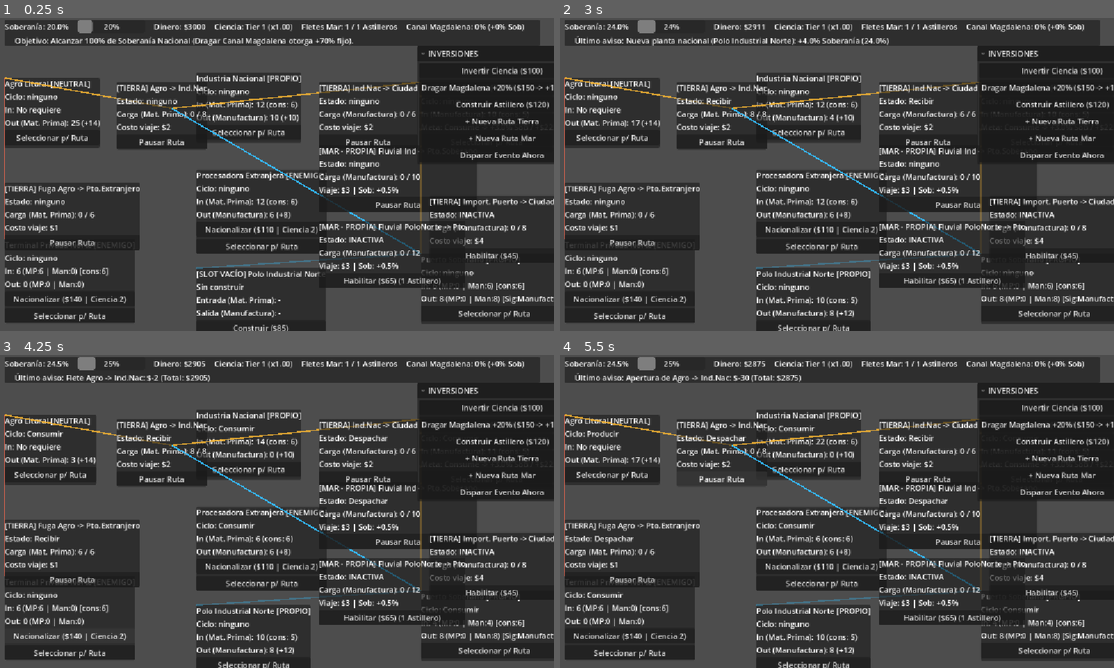
Above: before the commit, frames 1-4 (two rows, left to right).
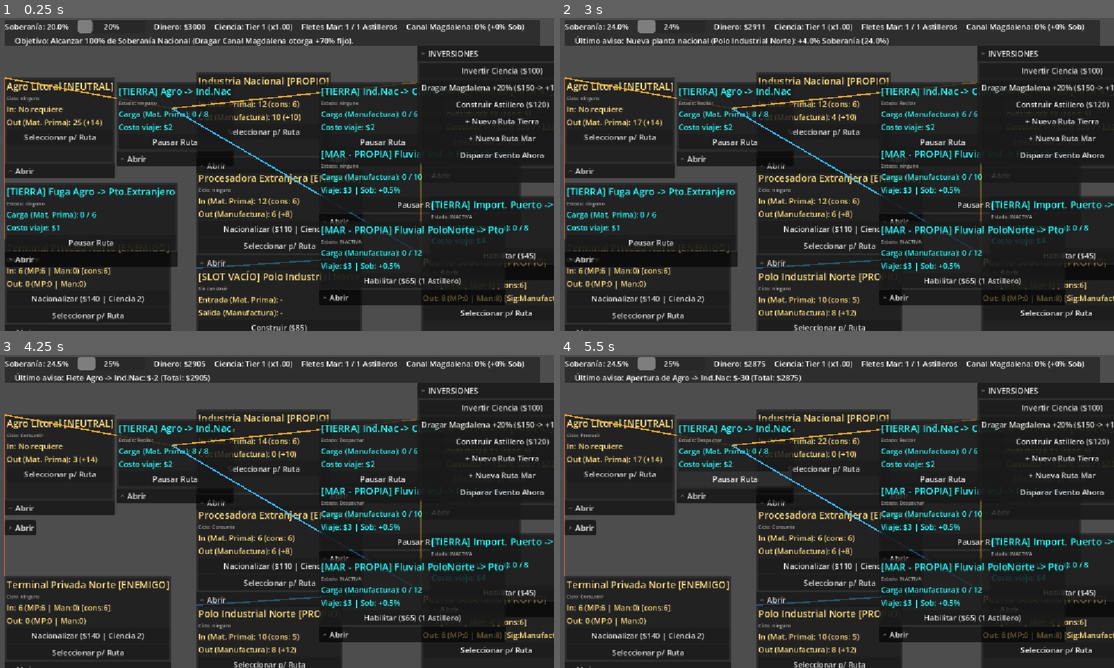
Above: after the commit, the same moments.

Repository: Jipilucas/Parana_jam_ctapo
Game: Godot game, scene res://Gestores/TestScene.tscn
Two runs of this game, one before a commit and one after it. Both use one fixed random seed, a clock stepped at 60 frames per second and the inputs below. This scene is started directly instead of the project's main scene.
Inputs (mouse positions are in pixels of both pictures, inside the frame that each line leads up to):
- Up to frame 1 (0.25 s): no input
- Up to frame 2 (3 s): click "Seleccionar p/ Ruta" at 0.5 s; click (609, 233) at 1.27 s; click "Nacionalizar ($110 | Ciencia …" at 2 s; click "Construir ($85)" at 2.75 s
- Up to frame 3 (4.25 s): click "Nacionalizar ($140 | Ciencia …" at 3.5 s
- Up to frame 4 (5.5 s): click "Pausar Ruta" at 4.25 s; click "Habilitar ($30)" at 5 s

The runs differ from the first frame. In frame 1, 31% of the frame differs, in the area x 0-100%, y 17-100%; in frame 2, 31%; in frame 3, 32%; in frame 4, 32%.

Commit message:
ui corregida

Diff:
--- /dev/null
+++ b/parana-da-soberano/Configs/Bienes.tres
@@ -0,0 +1,4 @@
+[gd_resource type="LabelSettings" format=3 uid="uid://bb8p7j0disojt"]
+
+[resource]
+font_color = Color(1, 0.8745098, 0.5019608, 1)
--- /dev/null
+++ b/parana-da-soberano/Configs/LabelEstado.tres
@@ -0,0 +1,5 @@
+[gd_resource type="LabelSettings" format=3 uid="uid://cr3kkmn8ymxi7"]
+
+[resource]
+font_size = 10
+font_color = Color(0.66245234, 0.66245234, 0.6624523, 1)
--- /dev/null
+++ b/parana-da-soberano/Configs/LabelNombre.tres
@@ -0,0 +1,5 @@
+[gd_resource type="LabelSettings" format=3 uid="uid://uxh3ixr1xri8"]
+
+[resource]
+font_size = 20
+font_color = Color(0.15686275, 1, 1, 1)
--- a/parana-da-soberano/Gestores/Comercio/Scenes/Fletes/FleteMar.tscn
+++ b/parana-da-soberano/Gestores/Comercio/Scenes/Fletes/FleteMar.tscn
@@ -118,18 +118,19 @@
 metadata/_edit_use_anchors_ = true
 
 [node name="Sprite2D" type="Sprite2D" parent="." unique_id=1417223891]
-position = Vector2(84, 244.99998)
-scale = Vector2(0.5, 0.5)
+position = Vector2(76, 266)
+scale = Vector2(0.44326514, 0.47590968)
 texture = ExtResource("9_q7lqk")
+metadata/_edit_group_ = true
 
 [node name="Sprite2D" type="Sprite2D" parent="Sprite2D" unique_id=1065944651]
 texture = ExtResource("10_gxrb3")
 
 [node name="Label" type="Label" parent="." unique_id=422596185]
-offset_left = 261.0
-offset_top = 141.0
-offset_right = 349.0
-offset_bottom = 209.0
+offset_left = 262.0
+offset_top = 233.0
+offset_right = 350.0
+offset_bottom = 301.0
 text = "- $10"
 label_settings = SubResource("LabelSettings_eoyjp")
 horizontal_alignment = 1
--- a/parana-da-soberano/Gestores/Comercio/Scenes/Fletes/FleteTierra.tscn
+++ b/parana-da-soberano/Gestores/Comercio/Scenes/Fletes/FleteTierra.tscn
@@ -106,7 +106,7 @@
 rutina = Array[ExtResource("3_rh0qf")]([SubResource("Resource_cmd_recibir"), SubResource("Resource_cmd_esperar_1s"), SubResource("Resource_cmd_despachar")])
 
 [node name="LineaRuta" type="Line2D" parent="." unique_id=953007215]
-default_color = Color(0.917339, 0.646208, 1.1551381e-06, 1)
+default_color = Color(0.91764706, 0.64705884, 0, 1)
 texture = ExtResource("7_pdn4k")
 texture_mode = 1
 
@@ -116,9 +116,10 @@
 metadata/_edit_use_anchors_ = true
 
 [node name="Sprite2D" type="Sprite2D" parent="." unique_id=1417223891]
-position = Vector2(83, 199.99997)
+position = Vector2(76, 230.00002)
 scale = Vector2(0.3, 0.3)
 texture = ExtResource("9_kfmjw")
+metadata/_edit_group_ = true
 
 [node name="Sprite2D" type="Sprite2D" parent="Sprite2D" unique_id=904017370]
 texture = ExtResource("10_5ht2y")
@@ -128,10 +129,10 @@
 autoplay = &"mostrar"
 
 [node name="Label" type="Label" parent="." unique_id=869565256]
-offset_left = 224.0
-offset_top = 141.0
-offset_right = 312.0
-offset_bottom = 209.0
+offset_left = 225.0
+offset_top = 189.0
+offset_right = 313.0
+offset_bottom = 257.0
 text = "- $10"
 label_settings = SubResource("LabelSettings_fcui0")
 horizontal_alignment = 1
--- a/parana-da-soberano/Gestores/Comercio/Scenes/LocacionesBase/Agro.tscn
+++ b/parana-da-soberano/Gestores/Comercio/Scenes/LocacionesBase/Agro.tscn
@@ -167,15 +167,16 @@
 
 [node name="Datos" parent="." unique_id=565952476 node_paths=PackedStringArray("entidad", "comandos") instance=ExtResource("8_itluf")]
 offset_left = -95.0
-offset_top = -239.0
+offset_top = -281.0
 offset_right = -95.0
-offset_bottom = -239.0
+offset_bottom = -281.0
 entidad = NodePath("..")
 comandos = NodePath("../ControladorComandos")
 metadata/_edit_use_anchors_ = true
 
 [node name="SpriteLogistica" type="Sprite2D" parent="." unique_id=1146333627 node_paths=PackedStringArray("padre")]
-scale = Vector2(0.3513459, 0.31461495)
+position = Vector2(0, 27.000002)
+scale = Vector2(0.5643859, 0.48266938)
 texture = ExtResource("9_78cog")
 script = ExtResource("10_v17u1")
 padre = NodePath("..")
--- a/parana-da-soberano/Gestores/Comercio/Scenes/LocacionesBase/Ciudad.tscn
+++ b/parana-da-soberano/Gestores/Comercio/Scenes/LocacionesBase/Ciudad.tscn
@@ -154,6 +154,7 @@
 }
 
 [node name="Ciudad" type="Node2D" unique_id=2002332135 node_paths=PackedStringArray("controlador", "anim_player", "label_regalias", "label_soberania")]
+position = Vector2(0, 7)
 script = ExtResource("1_u5aes")
 config = SubResource("Cfg_IndPropia")
 controlador = NodePath("ControladorComandos")
@@ -170,24 +171,25 @@
 
 [node name="Datos" parent="." unique_id=565952476 node_paths=PackedStringArray("entidad", "comandos") instance=ExtResource("8_osrts")]
 offset_left = -95.0
-offset_top = -239.0
+offset_top = -266.0
 offset_right = -95.0
-offset_bottom = -239.0
+offset_bottom = -266.0
 entidad = NodePath("..")
 comandos = NodePath("../ControladorComandos")
 metadata/_edit_use_anchors_ = true
 
 [node name="SpriteLogistica" type="Sprite2D" parent="." unique_id=1146333627 node_paths=PackedStringArray("padre")]
-scale = Vector2(0.2664242, 0.26021826)
+position = Vector2(0, 47)
+scale = Vector2(0.35570636, 0.37790537)
 texture = ExtResource("9_u5aes")
 script = ExtResource("10_knytr")
 padre = NodePath("..")
 
 [node name="LabelRegalias" type="Label" parent="." unique_id=512682862]
-offset_left = 181.0
-offset_top = -61.0
-offset_right = 269.0
-offset_bottom = 7.0
+offset_left = 208.0
+offset_top = -23.0
+offset_right = 296.0
+offset_bottom = 45.0
 text = "- $10"
 label_settings = SubResource("LabelSettings_u5aes")
 horizontal_alignment = 1
@@ -199,10 +201,10 @@
 texture = ExtResource("11_tja4b")
 
 [node name="LabelSoberania" type="Label" parent="." unique_id=999462089]
-offset_left = 187.0
-offset_top = 7.0
-offset_right = 275.0
-offset_bottom = 75.0
+offset_left = 214.0
+offset_top = 45.0
+offset_right = 302.0
+offset_bottom = 113.0
 text = "%10"
 label_settings = SubResource("LabelSettings_r5jky")
 horizontal_alignment = 1
--- a/parana-da-soberano/Gestores/Comercio/Scenes/LocacionesBase/Industria.tscn
+++ b/parana-da-soberano/Gestores/Comercio/Scenes/LocacionesBase/Industria.tscn
@@ -180,7 +180,8 @@
 metadata/_edit_use_anchors_ = true
 
 [node name="SpriteLogistica" type="Sprite2D" parent="." unique_id=1146333627 node_paths=PackedStringArray("padre")]
-scale = Vector2(0.25049332, 0.26437423)
+position = Vector2(0, 51)
+scale = Vector2(0.4110177, 0.3936302)
 texture = ExtResource("9_ia47v")
 script = ExtResource("10_2ux4y")
 padre = NodePath("..")
@@ -190,9 +191,9 @@
 
 [node name="LabelRegalias" type="Label" parent="." unique_id=291281362]
 offset_left = 181.0
-offset_top = -61.0
+offset_top = -18.0
 offset_right = 269.0
-offset_bottom = 7.0
+offset_bottom = 50.0
 text = "- $10"
 label_settings = SubResource("LabelSettings_rfhok")
 horizontal_alignment = 1
@@ -205,9 +206,9 @@
 
 [node name="LabelSoberania" type="Label" parent="." unique_id=1553557802]
 offset_left = 187.0
-offset_top = 7.0
+offset_top = 50.0
 offset_right = 275.0
-offset_bottom = 75.0
+offset_bottom = 118.0
 text = "%10"
 label_settings = SubResource("LabelSettings_8r52i")
 horizontal_alignment = 1
--- a/parana-da-soberano/Gestores/Comercio/Scenes/LocacionesBase/Puerto.tscn
+++ b/parana-da-soberano/Gestores/Comercio/Scenes/LocacionesBase/Puerto.tscn
@@ -169,16 +169,17 @@
 rutina = Array[ExtResource("4_dtujo")]([SubResource("Resource_cmd_consumir"), SubResource("Resource_cmd_esperar_2s"), SubResource("Resource_cmd_producir")])
 
 [node name="Datos" parent="." unique_id=565952476 node_paths=PackedStringArray("entidad", "comandos") instance=ExtResource("8_nqef2")]
-offset_left = -95.0
-offset_top = -239.0
-offset_right = -95.0
-offset_bottom = -239.0
+offset_left = -91.0
+offset_top = -260.0
+offset_right = -91.0
+offset_bottom = -260.0
 entidad = NodePath("..")
 comandos = NodePath("../ControladorComandos")
 metadata/_edit_use_anchors_ = true
 
 [node name="SpriteLogistica" type="Sprite2D" parent="." unique_id=1146333627 node_paths=PackedStringArray("padre")]
-scale = Vector2(0.52082765, 0.46854603)
+position = Vector2(0, 75)
+scale = Vector2(0.5847154, 0.6013636)
 texture = ExtResource("9_8mdpq")
 script = ExtResource("10_qxqvv")
 padre = NodePath("..")
@@ -187,10 +188,9 @@
 texture = ExtResource("11_vssv3")
 
 [node name="LabelRegalias" type="Label" parent="." unique_id=237896836]
-offset_left = 181.0
-offset_top = -61.0
-offset_right = 269.0
-offset_bottom = 7.0
+offset_left = 186.0
+offset_right = 274.0
+offset_bottom = 68.0
 text = "- $10"
 label_settings = SubResource("LabelSettings_m5784")
 horizontal_alignment = 1
@@ -202,10 +202,10 @@
 texture = ExtResource("12_dtujo")
 
 [node name="LabelSoberania" type="Label" parent="." unique_id=292719946]
-offset_left = 187.0
-offset_top = 7.0
-offset_right = 275.0
-offset_bottom = 75.0
+offset_left = 192.0
+offset_top = 68.0
+offset_right = 280.0
+offset_bottom = 136.0
 text = "%10"
 label_settings = SubResource("LabelSettings_8mdpq")
 horizontal_alignment = 1
--- a/parana-da-soberano/Gestores/TestScene2.tscn
+++ b/parana-da-soberano/Gestores/TestScene2.tscn
@@ -139,7 +139,7 @@
 metadata/_edit_lock_ = true
 
 [node name="GestorRutas" type="Node2D" parent="." unique_id=1310782407]
-position = Vector2(-7, 0)
+position = Vector2(1315, 2936)
 script = ExtResource("13_8jnw6")
 
 [node name="Camera2D" type="Camera2D" parent="." unique_id=992948584]
@@ -168,11 +168,6 @@
 position = Vector2(-628, -1194)
 config = SubResource("Resource_5gohb")
 
-[node name="FleteTierra2" parent="Node2D" unique_id=604154332 node_paths=PackedStringArray("Remitente", "Destinatario") instance=ExtResource("8_v3pjp")]
-position = Vector2(-1227, -1507)
-Remitente = NodePath("../Industria")
-Destinatario = NodePath("../Puerto")
-
 [node name="Puerto2" parent="Node2D" unique_id=1879632945 instance=ExtResource("9_q3ccy")]
 position = Vector2(-191, 102)
 config = SubResource("Resource_snfgk")
--- a/parana-da-soberano/Gestores/Transportes/gestor_rutas.gd
+++ b/parana-da-soberano/Gestores/Transportes/gestor_rutas.gd
@@ -29,6 +29,8 @@
 
 
 func registrar_clic_en_productor(nodo: Productor) -> void:
+
+
 	if not modo_conectar_activo or nodo == null:
 		return
 
@@ -46,6 +48,13 @@
 
 
 func crear_ruta_en_ejecucion(origen: Productor, destino: Productor, tipo: Flete.TipoFlete) -> Flete:
+	if tipo == Flete.TipoFlete.TIERRA:
+		if origen.config.tipo_entidad == ConfigLogistica.TipoEntidad.PUERTO and origen.config.tipo_entidad == ConfigLogistica.TipoEntidad.PUERTO:
+			Partida.mensaje_log.emit("Un mionca por el agua? Tal loco?")
+			return
+
+
+
 	if tipo == Flete.TipoFlete.MAR and not Partida.puede_activar_flete_mar():
 		Partida.mensaje_log.emit("No hay Astilleros Nacionales disponibles para abrir nueva ruta marítima.")
 		return null
--- a/parana-da-soberano/Gestores/UI/datos-felte.tscn
+++ b/parana-da-soberano/Gestores/UI/datos-felte.tscn
@@ -1,6 +1,20 @@
 [gd_scene format=3 uid="uid://bsofv2qtgrcml"]
 
 [ext_resource type="Script" uid="uid://b7ce7kjmsqnw0" path="res://Gestores/UI_Flete.gd" id="1_d8hxv"]
+
+[sub_resource type="LabelSettings" id="LabelSettings_icor3"]
+font_size = 20
+font_color = Color(0.15686275, 1, 1, 1)
+
+[sub_resource type="LabelSettings" id="LabelSettings_d8hxv"]
+font_size = 10
+font_color = Color(0.66245234, 0.66245234, 0.6624523, 1)
+
+[sub_resource type="LabelSettings" id="LabelSettings_mm4qd"]
+font_color = Color(0.15686275, 1, 1, 1)
+
+[sub_resource type="LabelSettings" id="LabelSettings_7psdi"]
+font_color = Color(0.15686275, 1, 1, 1)
 
 [node name="Datos" type="Control" unique_id=338601756]
 layout_mode = 3
@@ -9,38 +23,55 @@
 offset_bottom = 120.0
 script = ExtResource("1_d8hxv")
 
-[node name="PanelContainer" type="PanelContainer" parent="." unique_id=881920112]
+[node name="FoldableContainer" type="FoldableContainer" parent="." unique_id=1931528576]
 layout_mode = 0
-offset_right = 175.0
-offset_bottom = 120.0
+offset_right = 24.0
+offset_bottom = 32.0
+title = "Abrir"
+title_position = 1
 
-[node name="VBoxContainer" type="VBoxContainer" parent="PanelContainer" unique_id=286462393]
+[node name="PanelContainer" type="PanelContainer" parent="FoldableContainer" unique_id=881920112]
 layout_mode = 2
 
-[node name="Nombre" type="Label" parent="PanelContainer/VBoxContainer" unique_id=1388469997]
+[node name="VBoxContainer" type="VBoxContainer" parent="FoldableContainer/PanelContainer" unique_id=286462393]
+layout_mode = 2
+
+[node name="Nombre" type="Label" parent="FoldableContainer/PanelContainer/VBoxContainer" unique_id=1388469997]
 layout_mode = 2
 text = "[TIERRA] Ruta"
+label_settings = SubResource("LabelSettings_icor3")
 
-[node name="Estado" type="Label" parent="PanelContainer/VBoxContainer" unique_id=850584957]
+[node name="Estado" type="Label" parent="FoldableContainer/PanelContainer/VBoxContainer" unique_id=850584957]
 layout_mode = 2
 text = "Estado: Activa"
+label_settings = SubResource("LabelSettings_d8hxv")
 
-[node name="Carga actual" type="Label" parent="PanelContainer/VBoxContainer" unique_id=1919736560]
+[node name="Carga actual" type="Label" parent="FoldableContainer/PanelContainer/VBoxContainer" unique_id=1919736560]
 layout_mode = 2
 text = "Carga: 0 / 10"
+label_settings = SubResource("LabelSettings_mm4qd")
 
-[node name="CostoViaje" type="Label" parent="PanelContainer/VBoxContainer" unique_id=1919736561]
+[node name="CostoViaje" type="Label" parent="FoldableContainer/PanelContainer/VBoxContainer" unique_id=1919736561]
 layout_mode = 2
 text = "Costo viaje: $2"
+label_settings = SubResource("LabelSettings_7psdi")
 
-[node name="BtnToggleRuta" type="Button" parent="PanelContainer/VBoxContainer" unique_id=1919736562]
+[node name="BtnToggleRuta" type="Button" parent="FoldableContainer/PanelContainer/VBoxContainer" unique_id=1919736562]
 layout_mode = 2
 text = "Habilitar / Pausar"
 
-[node name="BtnEliminarEnemigo" type="Button" parent="PanelContainer/VBoxContainer" unique_id=1919736563]
+[node name="BtnEliminarEnemigo" type="Button" parent="FoldableContainer/PanelContainer/VBoxContainer" unique_id=1919736563]
 visible = false
 layout_mode = 2
 text = "Eliminar ($100)"
 
-[connection signal="pressed" from="PanelContainer/VBoxContainer/BtnToggleRuta" to="." method="_on_btn_toggle_pressed"]
-[connection signal="pressed" from="PanelContainer/VBoxContainer/BtnEliminarEnemigo" to="." method="_on_btn_eliminar_pressed"]
+[node name="TextureButton" type="TextureButton" parent="." unique_id=1890377209]
+layout_mode = 0
+offset_left = -9.0
+offset_top = 147.0
+offset_right = 184.0
+offset_bottom = 312.0
+
+[connection signal="pressed" from="FoldableContainer/PanelContainer/VBoxContainer/BtnToggleRuta" to="." method="_on_btn_toggle_pressed"]
+[connection signal="pressed" from="FoldableContainer/PanelContainer/VBoxContainer/BtnEliminarEnemigo" to="." method="_on_btn_eliminar_pressed"]
+[connection signal="pressed" from="TextureButton" to="." method="_on_texture_button_pressed"]
--- a/parana-da-soberano/Gestores/UI/datos.tscn
+++ b/parana-da-soberano/Gestores/UI/datos.tscn
@@ -1,6 +1,20 @@
 [gd_scene format=3 uid="uid://dgfv7uaavlrv1"]
 
 [ext_resource type="Script" uid="uid://doa67l78eprxx" path="res://Gestores/datos.gd" id="1_onage"]
+
+[sub_resource type="LabelSettings" id="LabelSettings_nyaal"]
+font_size = 20
+font_color = Color(1, 0.8745098, 0.5019608, 1)
+
+[sub_resource type="LabelSettings" id="LabelSettings_onage"]
+font_size = 10
+font_color = Color(0.66245234, 0.66245234, 0.6624523, 1)
+
+[sub_resource type="LabelSettings" id="LabelSettings_4eudl"]
+font_color = Color(1, 0.8745098, 0.5019608, 1)
+
+[sub_resource type="LabelSettings" id="LabelSettings_vuu4p"]
+font_color = Color(1, 0.8745098, 0.5019608, 1)
 
 [node name="Datos-empresa" type="Control" unique_id=565952476]
 layout_mode = 3
@@ -9,37 +23,56 @@
 offset_bottom = 145.0
 script = ExtResource("1_onage")
 
-[node name="PanelContainer" type="PanelContainer" parent="." unique_id=141239811]
+[node name="FoldableContainer" type="FoldableContainer" parent="." unique_id=477617519]
 layout_mode = 0
+offset_top = -1.0
 offset_right = 190.0
-offset_bottom = 145.0
+offset_bottom = 208.0
+tooltip_text = "Indica los datos de la entidad."
+title = "Abrir"
+title_position = 1
 
-[node name="VBoxContainer" type="VBoxContainer" parent="PanelContainer" unique_id=48646116]
+[node name="PanelContainer" type="PanelContainer" parent="FoldableContainer" unique_id=141239811]
 layout_mode = 2
 
-[node name="Nombre" type="Label" parent="PanelContainer/VBoxContainer" unique_id=941118943]
+[node name="VBoxContainer" type="VBoxContainer" parent="FoldableContainer/PanelContainer" unique_id=48646116]
+layout_mode = 2
+
+[node name="Nombre" type="Label" parent="FoldableContainer/PanelContainer/VBoxContainer" unique_id=941118943]
 layout_mode = 2
 text = "Nombre Entidad"
+label_settings = SubResource("LabelSettings_nyaal")
 
-[node name="Estado" type="Label" parent="PanelContainer/VBoxContainer" unique_id=1256828429]
+[node name="Estado" type="Label" parent="FoldableContainer/PanelContainer/VBoxContainer" unique_id=1256828429]
 layout_mode = 2
 text = "Ciclo: activo"
+label_settings = SubResource("LabelSettings_onage")
 
-[node name="Stock_input" type="Label" parent="PanelContainer/VBoxContainer" unique_id=1214161851]
+[node name="Stock_input" type="Label" parent="FoldableContainer/PanelContainer/VBoxContainer" unique_id=1214161851]
 layout_mode = 2
 text = "In: 0"
+label_settings = SubResource("LabelSettings_4eudl")
 
-[node name="Stock_output" type="Label" parent="PanelContainer/VBoxContainer" unique_id=495711867]
+[node name="Stock_output" type="Label" parent="FoldableContainer/PanelContainer/VBoxContainer" unique_id=495711867]
 layout_mode = 2
 text = "Out: 0"
+label_settings = SubResource("LabelSettings_vuu4p")
 
-[node name="BtnAccionSlot" type="Button" parent="PanelContainer/VBoxContainer" unique_id=712839101]
+[node name="BtnAccionSlot" type="Button" parent="FoldableContainer/PanelContainer/VBoxContainer" unique_id=712839101]
 layout_mode = 2
 text = "Acción Slot"
 
-[node name="BtnConectar" type="Button" parent="PanelContainer/VBoxContainer" unique_id=712839102]
+[node name="BtnConectar" type="Button" parent="FoldableContainer/PanelContainer/VBoxContainer" unique_id=712839102]
 layout_mode = 2
 text = "Seleccionar p/ Ruta"
 
-[connection signal="pressed" from="PanelContainer/VBoxContainer/BtnAccionSlot" to="." method="_on_btn_accion_pressed"]
-[connection signal="pressed" from="PanelContainer/VBoxContainer/BtnConectar" to="." method="_on_btn_conectar_pressed"]
+[node name="TextureButton" type="TextureButton" parent="." unique_id=175682073]
+layout_mode = 0
+offset_left = -3.0
+offset_top = 221.0
+offset_right = 197.0
+offset_bottom = 421.0
+
+[connection signal="pressed" from="FoldableContainer/PanelContainer/VBoxContainer/BtnAccionSlot" to="." method="_on_btn_accion_pressed"]
+[connection signal="pressed" from="FoldableContainer/PanelContainer/VBoxContainer/BtnConectar" to="." method="_on_btn_conectar_pressed"]
+[connection signal="pressed" from="TextureButton" to="." method="_on_texture_button_pressed"]
--- a/parana-da-soberano/Gestores/UI_Flete.gd
+++ b/parana-da-soberano/Gestores/UI_Flete.gd
@@ -20,17 +20,17 @@
 		comandos = entidad.controlador
 
 	if lbl_nombre == null:
-		lbl_nombre = get_node_or_null("PanelContainer/VBoxContainer/Nombre") as Label
+		lbl_nombre = get_node_or_null("FoldableContainer/PanelContainer/VBoxContainer/Nombre") as Label
 	if lbl_estado == null:
-		lbl_estado = get_node_or_null("PanelContainer/VBoxContainer/Estado") as Label
+		lbl_estado = get_node_or_null("FoldableContainer/PanelContainer/VBoxContainer/Estado") as Label
 	if lbl_carga == null:
-		lbl_carga = get_node_or_null("PanelContainer/VBoxContainer/Carga actual") as Label
+		lbl_carga = get_node_or_null("FoldableContainer/PanelContainer/VBoxContainer/Carga actual") as Label
 	if lbl_costos == null:
-		lbl_costos = get_node_or_null("PanelContainer/VBoxContainer/CostoViaje") as Label
+		lbl_costos = get_node_or_null("FoldableContainer/PanelContainer/VBoxContainer/CostoViaje") as Label
 	if btn_toggle_ruta == null:
-		btn_toggle_ruta = get_node_or_null("PanelContainer/VBoxContainer/BtnToggleRuta") as Button
+		btn_toggle_ruta = get_node_or_null("FoldableContainer/PanelContainer/VBoxContainer/BtnToggleRuta") as Button
 	if btn_eliminar_enemigo == null:
-		btn_eliminar_enemigo = get_node_or_null("PanelContainer/VBoxContainer/BtnEliminarEnemigo") as Button
+		btn_eliminar_enemigo = get_node_or_null("FoldableContainer/PanelContainer/VBoxContainer/BtnEliminarEnemigo") as Button
 
 
 func _process(_delta: float) -> void:
@@ -93,3 +93,14 @@
 	if entidad == null:
 		return
 	entidad.eliminar_flete_enemigo()
+
+
+func _on_texture_button_pressed() -> void:
+	var folder : FoldableContainer = $FoldableContainer
+	if folder.folded:
+		folder.folded = false
+		return
+	if !folder.folded:
+		folder.folded = true
+		return
+	pass # Replace with function body.
--- a/parana-da-soberano/Gestores/datos.gd
+++ b/parana-da-soberano/Gestores/datos.gd
@@ -20,17 +20,17 @@
 		comandos = entidad.controlador
 
 	if lbl_nombre == null:
-		lbl_nombre = get_node_or_null("PanelContainer/VBoxContainer/Nombre") as Label
+		lbl_nombre = get_node_or_null("FoldableContainer/PanelContainer/VBoxContainer/Nombre") as Label
 	if lbl_estado == null:
-		lbl_estado = get_node_or_null("PanelContainer/VBoxContainer/Estado") as Label
+		lbl_estado = get_node_or_null("FoldableContainer/PanelContainer/VBoxContainer/Estado") as Label
 	if lbl_input == null:
-		lbl_input = get_node_or_null("PanelContainer/VBoxContainer/Stock_input") as Label
+		lbl_input = get_node_or_null("FoldableContainer/PanelContainer/VBoxContainer/Stock_input") as Label
 	if lbl_output == null:
-		lbl_output = get_node_or_null("PanelContainer/VBoxContainer/Stock_output") as Label
+		lbl_output = get_node_or_null("FoldableContainer/PanelContainer/VBoxContainer/Stock_output") as Label
 	if btn_accion_slot == null:
-		btn_accion_slot = get_node_or_null("PanelContainer/VBoxContainer/BtnAccionSlot") as Button
+		btn_accion_slot = get_node_or_null("FoldableContainer/PanelContainer/VBoxContainer/BtnAccionSlot") as Button
 	if btn_conectar == null:
-		btn_conectar = get_node_or_null("PanelContainer/VBoxContainer/BtnConectar") as Button
+		btn_conectar = get_node_or_null("FoldableContainer/PanelContainer/VBoxContainer/BtnConectar") as Button
 
 
 func _process(_delta: float) -> void:
@@ -123,3 +123,14 @@
 	var gestor := get_tree().get_first_node_in_group("gestor_rutas") as GestorRutas
 	if gestor:
 		gestor.registrar_clic_en_productor(entidad)
+
+
+func _on_texture_button_pressed() -> void:
+	var folder : FoldableContainer = $FoldableContainer
+	if folder.folded:
+		folder.folded = false
+		return
+	if !folder.folded:
+		folder.folded = true
+		return
+	pass # Replace with function body.
Binary file changed: parana-da-soberano/Assets/mapa.png
Binary file added: parana-da-soberano/Assets/mapa_c_agua.png
Not shown, added: parana-da-soberano/Assets/mapa_c_agua.png.import
